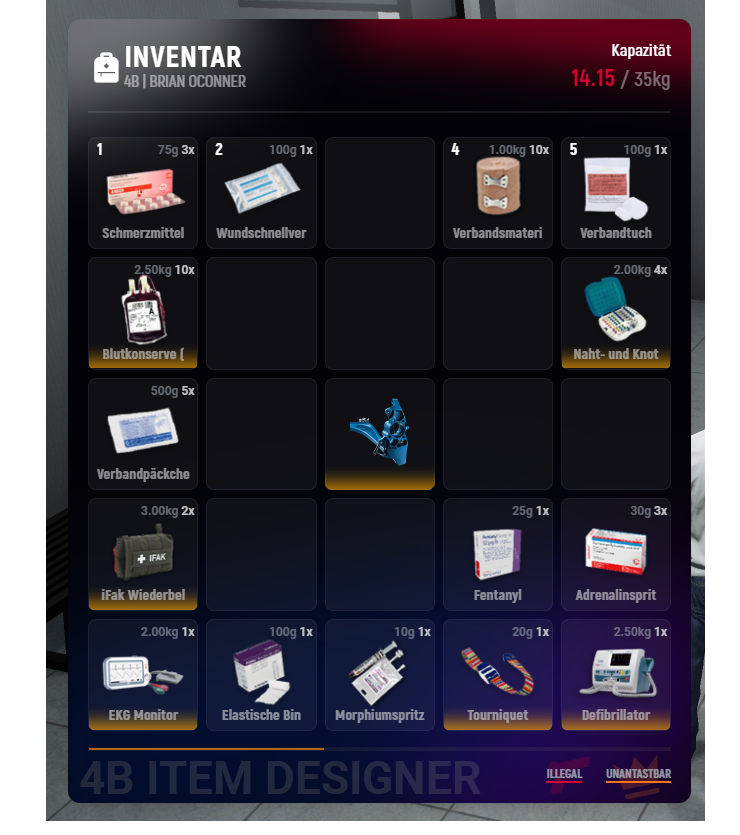
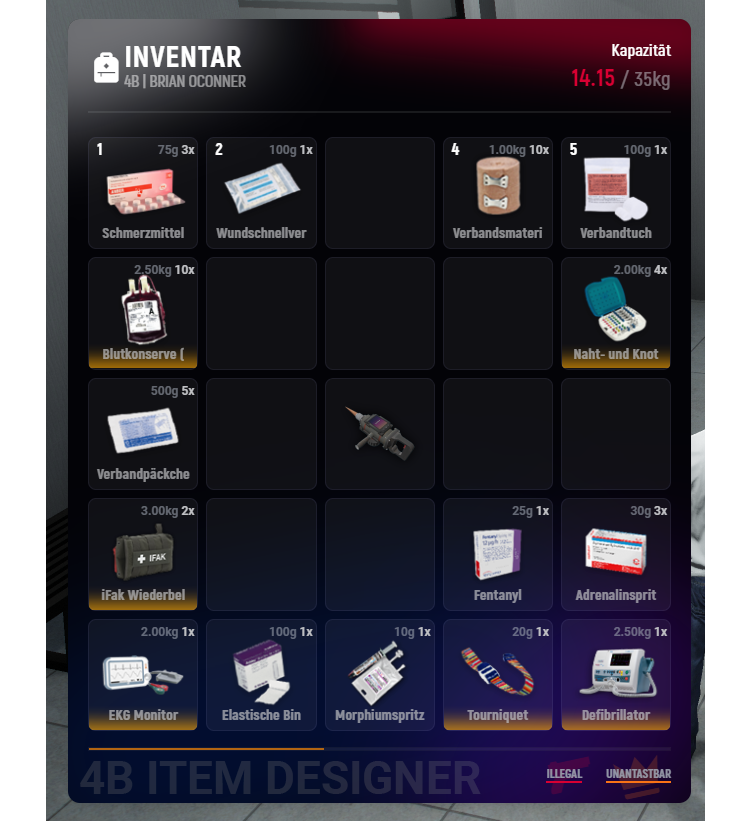
The second 740×835 image is a revision of the first. Changes to its layers:
painted on "DOUBLE CLICK HERE" over [325, 398, 435, 490]
